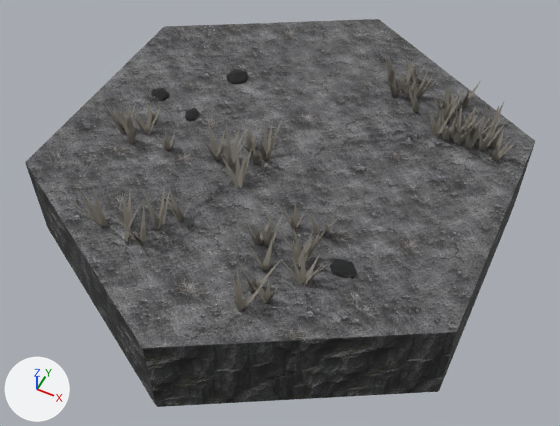
A saved change to the glTF model assets/models/tiles/plains.glb.
The view is the same before and after, from a 50 mm camera at (0.954, -1.939, 2.441) aimed at (0.042, -0.115, 0.161). Arrows for +X, +Y and +Z are at lower left; the lights stay in place. The picture after the commit comes second.

The first picture shows 'Plains tile.004'.
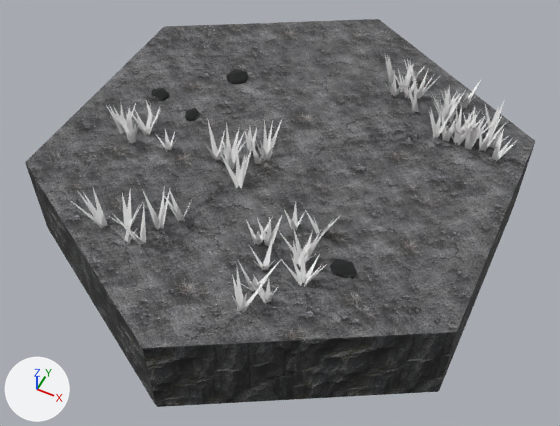
Location of each change, (x1, y1, x2, y2) in pixels of the pictures (560 x 426 px):
```json
{"object": "Plains tile.004", "change": "recoloured", "before": [68, 52, 520, 315], "after": [68, 52, 520, 315]}
```

The change, as JSON lines over the scene's bpy script:
```json
{"op": "set", "path": "mat_ash_tuft.base_color", "old": "(0.28, 0.26, 0.22)", "new": "(1.0, 1.0, 1.0)", "note": "grey #908b81 -> white #ffffff"}
```
